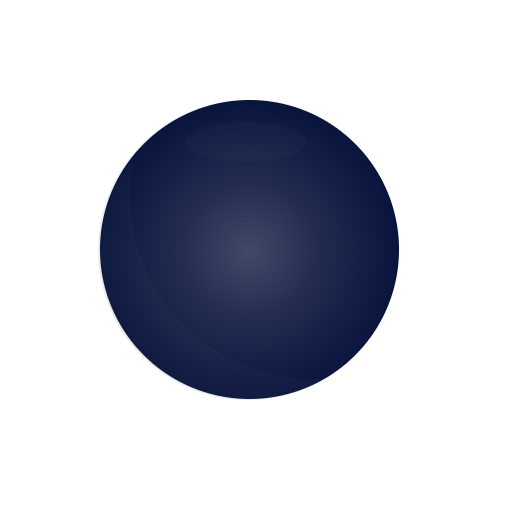
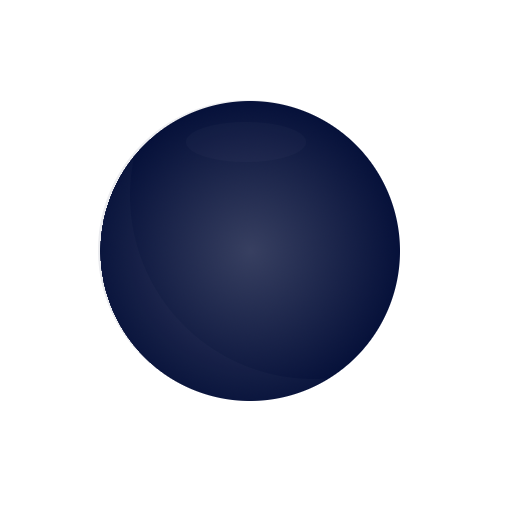
Two versions of the same layered image (w=512, h=512). Layer-by-layer changes:
painted on "Centre" over bbox(187, 185, 315, 313)
painted on "Cercle" over bbox(100, 101, 400, 401)
removed layer "Fond" over bbox(100, 100, 399, 399)
